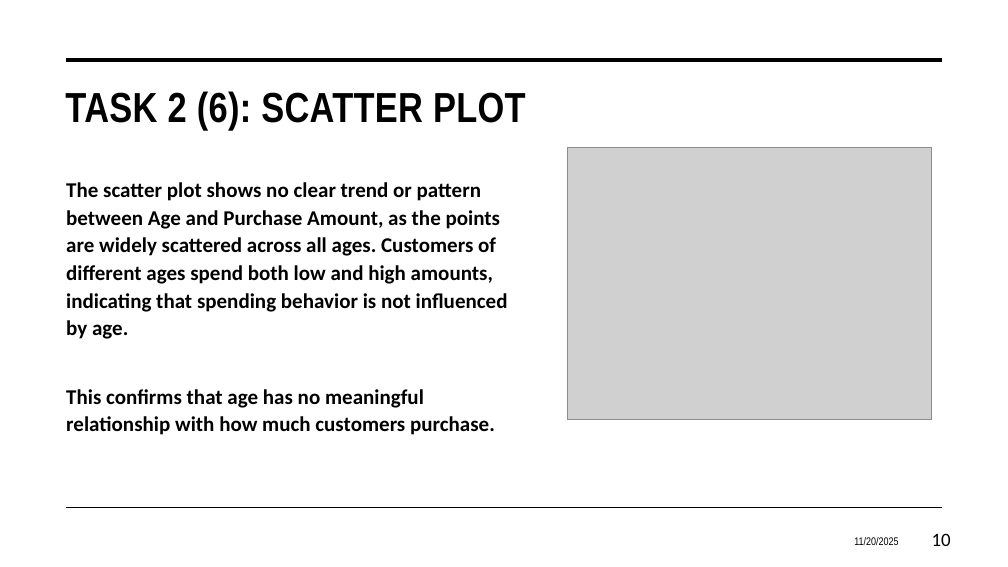
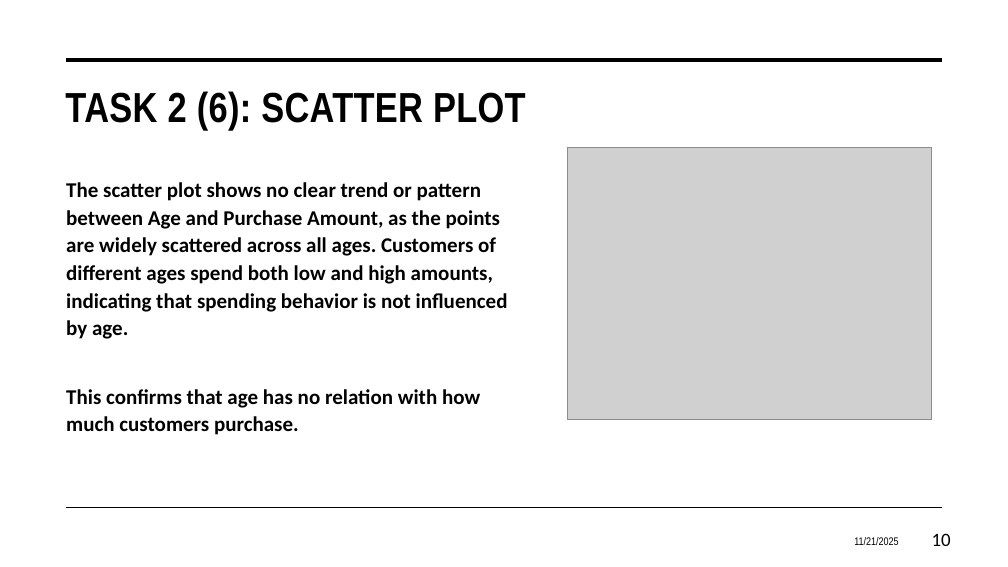
Before and after one commit to Rwaan-001/projectRepo, a slide deck: slide 10 of Data_PowerPoint.pptx. Drawn at 1008x567 pixels with LibreOffice and Linux fonts; fonts in the diff are those of the drawing; grey boxes stand for pictures. Boxes give left, top, right and bottom in pixels: in the first picture for what was removed or moved away, otherwise in the second. Text is boxed around its words. In the diff, an @@ line names an element or a change of style, - is before the commit and + after.

```diff
--- a/Data_PowerPoint.pptx
+++ b/Data_PowerPoint.pptx
@@ text at (66, 389, 480, 435): text changed @@
-This confirms that age has no meaningful relationship with how much customers purchase.
+This confirms that age has no relation with how much customers purchase.
@@ text at (854, 537, 898, 545): text changed @@
-11/20/2025
+11/21/2025
```
Also in this commit, not shown: 18 other slides changed, 1 slide added, 2 slides removed, 3 other files.
